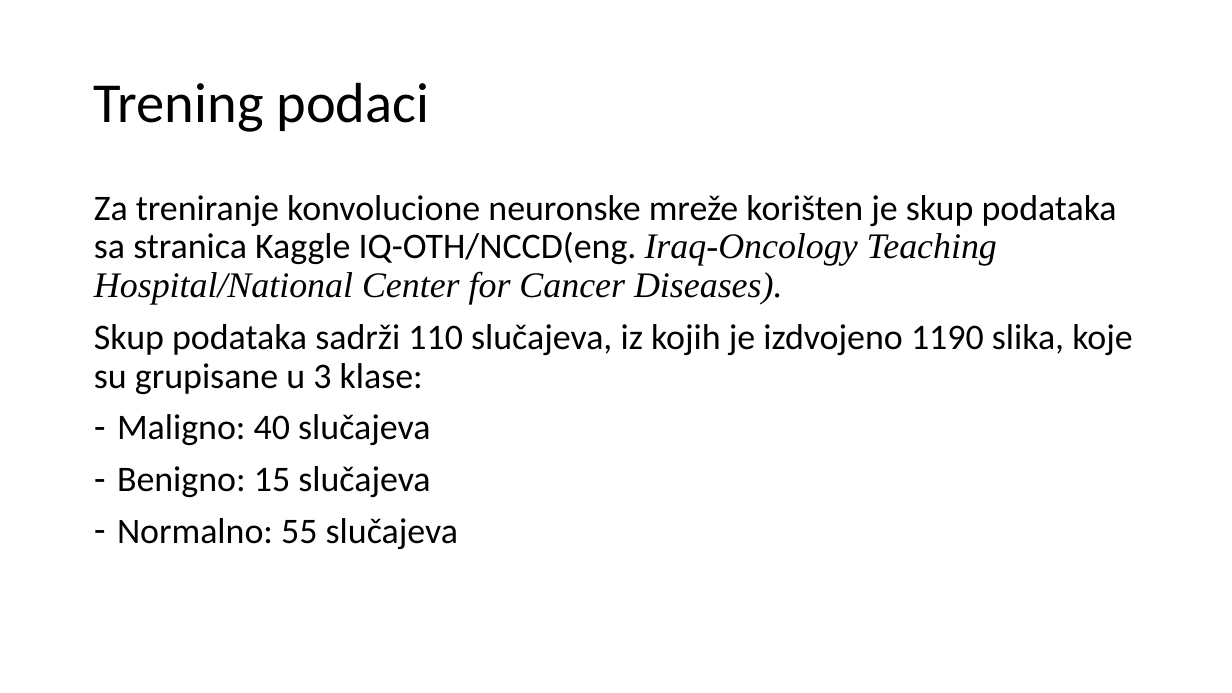
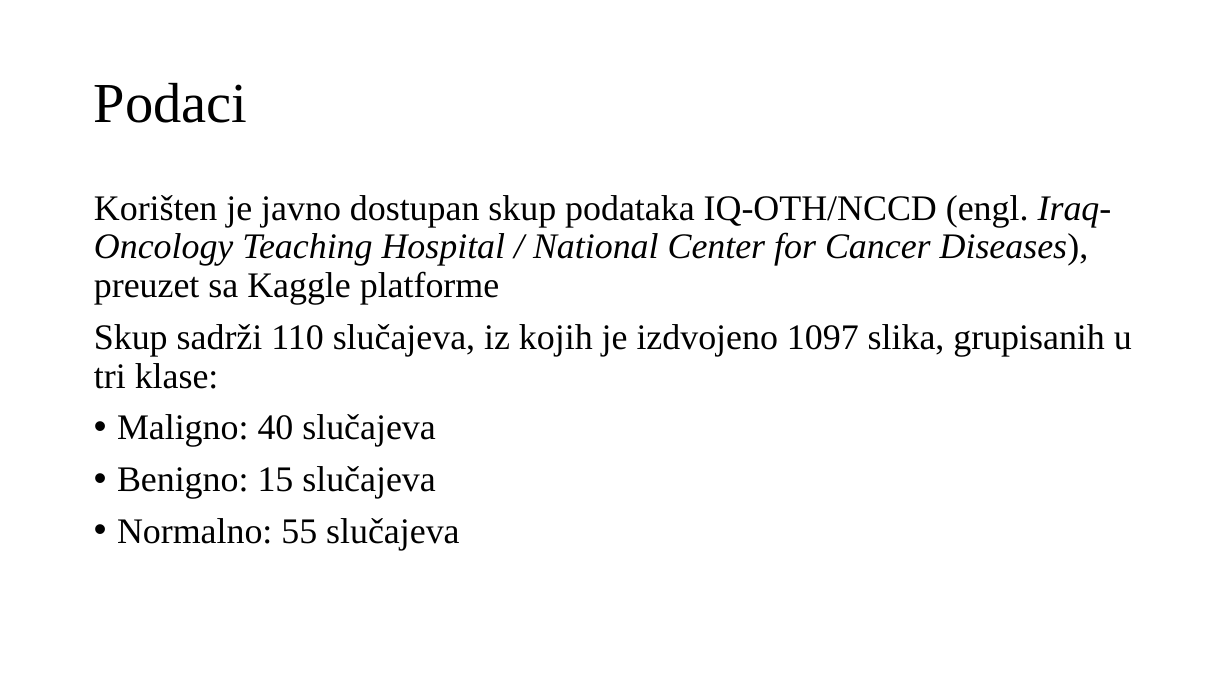
Before and after one commit to omarkurtovic/ml-dotnet-vs-python, a slide deck: slide 5 of Presentation/Komparativna analiza ML metodologija.pptx. Drawn at 1232x693 pixels with LibreOffice and Linux fonts; fonts in the diff are those of the drawing. Boxes give left, top, right and bottom in pixels: in the first picture for what was removed or moved away, otherwise in the second. Text is boxed around its words. In the diff, an @@ line names an element or a change of style, - is before the commit and + after.

```diff
--- a/Presentation/Komparativna analiza ML metodologija.pptx
+++ b/Presentation/Komparativna analiza ML metodologija.pptx
@@ title at bbox=[94, 82, 248, 123]: text changed; font Calibri to Times New Roman @@
-Trening podaci
+Podaci
@@ text at bbox=[94, 195, 1132, 389]: text changed; font Calibri to Times New Roman @@
-Za treniranje konvolucione neuronske mreže korišten je skup podataka sa stranica Kaggle IQ-OTH/NCCD(eng. Iraq-Oncology Teaching Hospital/National Center for Cancer Diseases).
-Skup podataka sadrži 110 slučajeva, iz kojih je izdvojeno 1190 slika, koje su grupisane u 3 klase:
+Korišten je javno dostupan skup podataka IQ-OTH/NCCD (engl. Iraq-Oncology Teaching Hospital / National Center for Cancer Diseases), preuzet sa Kaggle platforme
+Skup sadrži 110 slučajeva, iz kojih je izdvojeno 1097 slika, grupisanih u tri klase:
@@ text at bbox=[117, 414, 459, 550]: font Calibri to Times New Roman in "Maligno: 40 slučajeva", "Benigno: 15 slučajeva", "Normalno: 55 slučajeva"; bullet - to • @@
```
Also in this commit, not shown: 2 other slides changed, 1 slide added, 2 other files.
